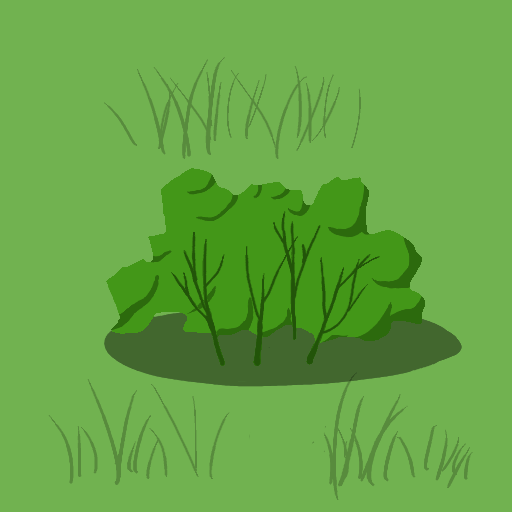
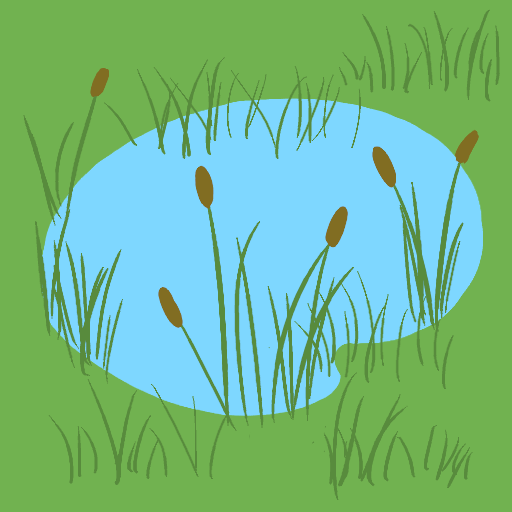
Layer changes from the first 512x512 image to the second:
hid "10,5" over [104, 168, 462, 387]
showed "7" over [339, 9, 500, 102]
showed "3" over [294, 271, 454, 389]
renamed "2" to "11", showed it, painted on it over [23, 68, 483, 431]
